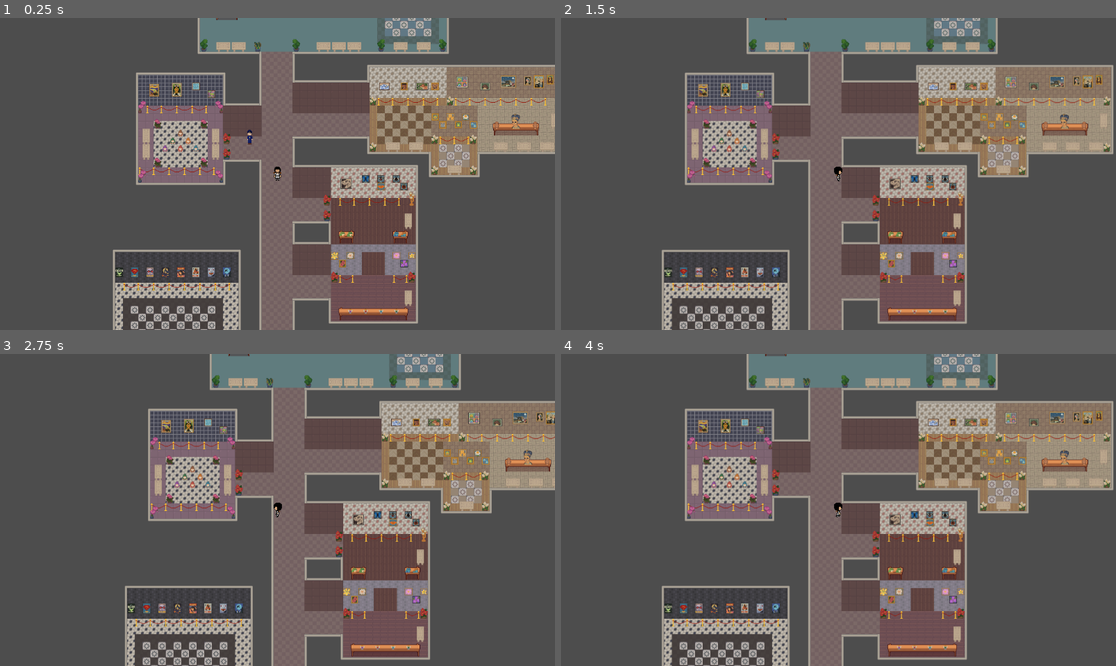
Above: before the commit, frames 1-4 (two rows, left to right).
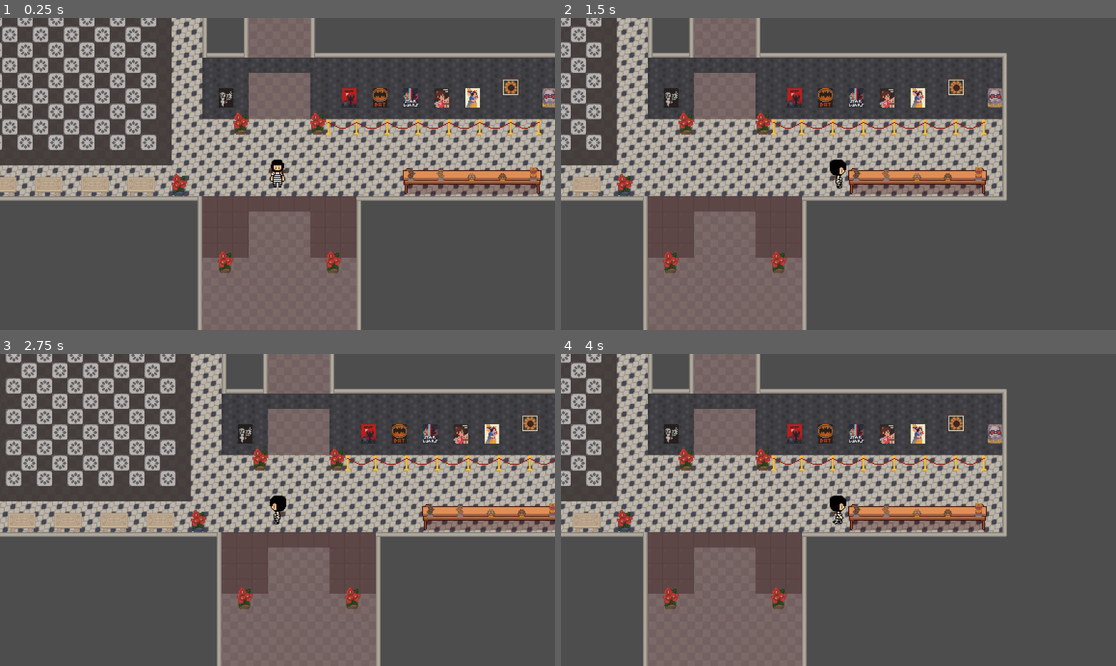
Above: after the commit, the same moments.

Repository: toonwuka04/BurglaryProto4
Game: Godot game, scene res://InnerMusuem.tscn
Same seed, same stepped clock (60 frames per second), same inputs: the game is played once before the commit and once after it.
Inputs:
- Up to frame 1 (0.25 s): no input
- Up to frame 2 (1.5 s): tap Enter (ui_accept) at 0.5, 0.6, 0.77, 1.07, 1.35 s; hold Right (ui_right) from 0.53 s (still down)
- Up to frame 3 (2.75 s): tap Enter (ui_accept) at 1.52, 1.82, 2.1 s; release Right (ui_right) at 2.03 s; hold Left (ui_left) from 2.03 s (still down)
- Up to frame 4 (4 s): release Left (ui_left) at 2.78 s; hold Right (ui_right) from 2.78 s (still down); tap Enter (ui_accept) at 2.85, 3.02, 3.32, 3.6, 3.77 s

The runs differ from the first frame. In frame 1, 51% of the frame differs, in the area x 0-100%, y 0-100%; in frame 2, 56%; in frame 3, 51%; in frame 4, 56%.

Commit message:
player collides with one officer

Diff:
--- a/InnerMusuem.tscn
+++ b/InnerMusuem.tscn
@@ -1,13 +1,13 @@
-[gd_scene load_steps=6 format=4 uid="uid://cm4vlogtnofo6"]
+[gd_scene load_steps=7 format=4 uid="uid://cm4vlogtnofo6"]
 
 [ext_resource type="TileSet" uid="uid://ce5crmqdfxf8m" path="res://tileset.tres" id="1_42ak6"]
 [ext_resource type="PackedScene" uid="uid://b77b4ni6uh8vp" path="res://Thief.tscn" id="2_b08ww"]
 [ext_resource type="Script" path="res://officer.gd" id="3_c717y"]
 [ext_resource type="Texture2D" uid="uid://bombyirsc15xc" path="res://Guard- front.png" id="4_g82uh"]
+[ext_resource type="Texture2D" uid="uid://dqe8m553uj2mm" path="res://Light.png" id="4_x1y88"]
 
-[sub_resource type="CapsuleShape2D" id="CapsuleShape2D_6janj"]
-radius = 9.0
-height = 32.0
+[sub_resource type="RectangleShape2D" id="RectangleShape2D_rdsxt"]
+size = Vector2(54, 20)
 
 [node name="Node2D" type="Node2D"]
 
@@ -16,46 +16,54 @@
 tile_set = ExtResource("1_42ak6")
 
 [node name="TileMapLayer" type="TileMapLayer" parent="."]
+texture_filter = 1
 tile_map_data = PackedByteArray("AAAFABYAAQANACEAAAAFABcAAQANACEAAAAFABgAAQANACEAAAAFABkAAQANACEAAAAFABoAAQAbACkAAAAFAB …(33488 unchanged characters)…
 tile_set = ExtResource("1_42ak6")
 
 [node name="TileMapLayer2" type="TileMapLayer" parent="."]
+texture_filter = 1
 tile_map_data = PackedByteArray("AAAPAAYAAgAEACMAAAAPAAcAAgAEACQAAAAQAAYAAgAFACMAAAAQAAcAAgAFACQAAAAbAAYAAgAJAB0AAAAbAA …(15216 unchanged characters)…
 tile_set = ExtResource("1_42ak6")
 
 [node name="TileMapLayer3" type="TileMapLayer" parent="."]
+texture_filter = 1
 tile_map_data = PackedByteArray("AAAhAAYAAAAAAAAAAAAfADAAAAAAAAAAAAAnADAAAAADAAAAAAASAAQAAQACABAAAAASAAMAAQACAA8AAAAaAA …(880 unchanged characters)…
 tile_set = ExtResource("1_42ak6")
 
 [node name="FrontMost" type="TileMapLayer" parent="."]
 z_index = 10
+texture_filter = 1
 tile_map_data = PackedByteArray("AAAPABEAAwAAAAcAAAAPABIAAwAAAAgAAAAQABEAAwABAAcAAAAQABIAAwABAAgAAAARABEAAwAAAAcAAAARAB …(1776 unchanged characters)…
 tile_set = ExtResource("1_42ak6")
 
 [node name="Thief" parent="." instance=ExtResource("2_b08ww")]
 texture_filter = 1
-position = Vector2(369, 558)
+position = Vector2(366, 1033)
 collision_mask = 2
 
-[node name="Officer" type="CharacterBody2D" parent="." node_paths=PackedStringArray("officer")]
+[node name="Officer" type="CharacterBody2D" parent="."]
 script = ExtResource("3_c717y")
-officer = NodePath("../Thief")
 
-[node name="CollisionShape2D" type="CollisionShape2D" parent="Officer"]
-z_index = 1
-position = Vector2(312, 453)
-shape = SubResource("CapsuleShape2D_6janj")
+[node name="Flashlight" type="Area2D" parent="Officer"]
+position = Vector2(365, 454)
+
+[node name="CollisionShape2D" type="CollisionShape2D" parent="Officer/Flashlight"]
+position = Vector2(17, 0)
+shape = SubResource("RectangleShape2D_rdsxt")
+
+[node name="Sprite2D" type="Sprite2D" parent="Officer/Flashlight/CollisionShape2D"]
+texture_filter = 1
+position = Vector2(1.60532, 5.72205e-06)
+scale = Vector2(0.0629437, 0.0410959)
+texture = ExtResource("4_x1y88")
 
 [node name="Sprite2D" type="Sprite2D" parent="Officer"]
 z_index = 1
 texture_filter = 1
-position = Vector2(313, 453)
+position = Vector2(352, 453)
 texture = ExtResource("4_g82uh")
-
-[node name="RayCast2D" type="RayCast2D" parent="Officer/Sprite2D"]
-position = Vector2(3, 0)
-target_position = Vector2(136, 0)
 
 [node name="Timer" type="Timer" parent="Officer"]
 
+[connection signal="body_entered" from="Officer/Flashlight" to="Thief" method="_on_area_2d_body_entered"]
 [connection signal="timeout" from="Officer/Timer" to="Officer" method="_on_timer_timeout"]
--- a/Thief.tscn
+++ b/Thief.tscn
@@ -139,3 +139,4 @@
 shape = SubResource("CapsuleShape2D_fnipa")
 
 [node name="Camera2D" type="Camera2D" parent="."]
+zoom = Vector2(2, 2)
--- a/officer.gd
+++ b/officer.gd
@@ -1,16 +1,15 @@
 extends CharacterBody2D
 
-@export var officer: CharacterBody2D
-@export var SPEED: int = 1
+@export var thief: CharacterBody2D
+@export var SPEED: int = 5
 @export var CHASE_SPEED: int = 150
 
 @onready var sprite: Sprite2D = $Sprite2D
-@onready var ray_cast: RayCast2D = $Sprite2D/RayCast2D
 @onready var tiemr = $Timer
 
 var direction: Vector2
-var top_bounds: Vector2
-var bottom_bounds: Vector2
+var left_bounds: Vector2
+var right_bounds: Vector2
 
 enum States{
 	WANDER
@@ -19,15 +18,16 @@
 var current_state = States.WANDER
 
 func _ready():
-	top_bounds = self.position + Vector2(0, -105)
-	bottom_bounds = self.position + Vector2(0, 105)
+	left_bounds = Vector2(337, 0)
+	right_bounds = Vector2(550, 0)
+	direction = Vector2(1, 0)
+	$Flashlight/CollisionShape2D/Sprite2D.modulate.a = 0.5
 
 # const SPEED = 300.0
 const JUMP_VELOCITY = -400.0
 
 
 func _physics_process(delta: float) -> void:
-	handle_gravity(delta)
 	handle_movement(delta)
 	change_direction()
 	look_for_player()
@@ -39,48 +39,25 @@
 
 func handle_movement(delta: float) -> void:
 	if current_state == States.WANDER:
-		velocity = velocity.move_toward(direction * SPEED, delta)
+		velocity = direction * SPEED
 
 	move_and_slide()
 
 func change_direction() -> void:
 	#if current_state == States.WANDER:
-	if sprite.flip_v:
-		# moving up and down
-		if self.position.y <= bottom_bounds.y:
-			direction = Vector2(0, 1)
+	if sprite.flip_h:
+		# moving right
+		if self.position.x <= right_bounds.x:
+			direction = Vector2(1, 0) # continue right
 		else:
-			sprite.flip_v = false
-			ray_cast.target_position = Vector2(0, -105)
+			sprite.flip_h = false
+			#ray_cast.target_position = Vector2(-136, 0)
 	else:
-		if self.position.y >= top_bounds.y:
-			direction = Vector2(0, -1)
+		if self.position.x >= left_bounds.x:
+			direction = Vector2(-1, 0) # continue left
 		else:
-			sprite.flip_v = true
-			ray_cast.target_position = Vector2(0, 105)
-
-func handle_gravity(delta: float) -> void:
-	if not is_on_floor():
-		velocity += get_gravity() * delta
-
-#	# Add the gravity.
-#	if not is_on_floor():
-#		velocity += get_gravity() * delta
-
-	# Handle jump.
-#	if Input.is_action_just_pressed("ui_accept") and is_on_floor():
-#		velocity.y = JUMP_VELOCITY
-
-	# Get the input direction and handle the movement/deceleration.
-	# As good practice, you should replace UI actions with custom gameplay actions.
-#	var direction := Input.get_axis("ui_left", "ui_right")
-#	if direction:
-#		velocity.x = direction * SPEED
-#	else:
-#		velocity.x = move_toward(velocity.x, 0, SPEED)
-
-#	move_and_slide()
-
+			sprite.flip_h = true
+			#ray_cast.target_position = Vector2(136, 0)
 
 
 func _on_timer_timeout() -> void:
--- a/thief.gd
+++ b/thief.gd
@@ -1,6 +1,6 @@
 extends CharacterBody2D
 
-const SPEED = 300.0
+const SPEED = 200.0
 @onready var sprite_2d = $Sprite2D
 
 func _physics_process(_delta):
@@ -23,3 +23,8 @@
 		sprite_2d.flip_h = false
 
 	sprite_2d.play()
+
+
+func _on_area_2d_body_entered(body: Node2D) -> void:
+	get_tree().change_scene_to_file("res://InnerMusuem.tscn")
+	pass # Replace with function body.
Binary file added: Light.png
Not shown, added: Light.png.import
Not shown: 1 places in Thief.tscn that only renumber resources
